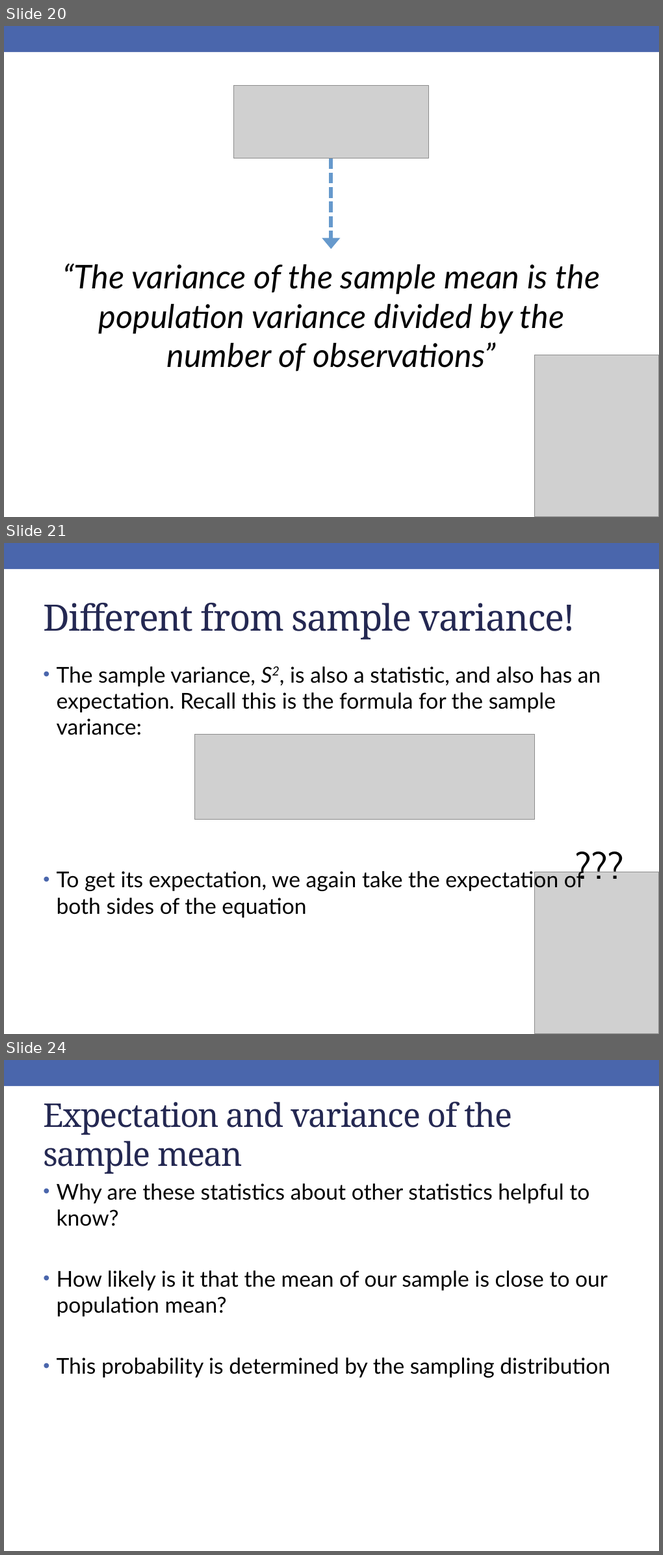
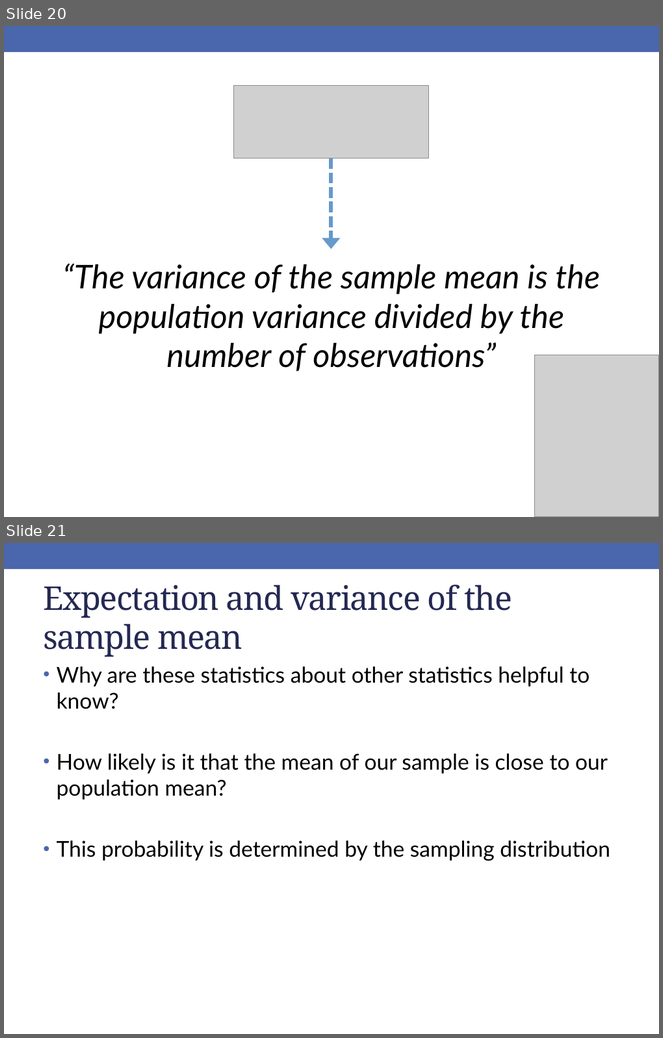
Before and after one commit to rebeccal/ohsu-math630, a slide deck: slides/cm041.pptx. Shown one above the other, each under a label of ours: slides 20, 21 and 24 before the commit, slides 20 and 21 after it; the slides between them are not shown. The pictures are 663x1555 and 663x1038 pixels, drawn with LibreOffice and Linux fonts; fonts in the diff are those of the drawing; grey boxes stand for pictures. Boxes give left, top, right and bottom in pixels: in the first picture for what was removed or moved away, otherwise in the second. Text is boxed around its words. In the diff, an @@ line names an element or a change of style, - is before the commit and + after.

```diff
--- a/slides/cm041.pptx
+++ b/slides/cm041.pptx
@@ slide 21 removed at <box>4,543,659,1034</box>, background #FFFFFF; not listed: 1 template element that a slide beside it also shows @@
@@ title removed at <box>43,603,576,640</box> @@
-Different from sample variance!
@@ text removed at <box>57,667,601,918</box> @@
-• The sample variance, S2, is also a statistic, and also has an expectation. Recall this is the formula for the sample variance:
-• To get its expectation, we again take the expectation of
-  both sides of the equation
@@ picture removed at <box>194,734,534,819</box> @@
@@ text removed at <box>559,840,641,890</box> @@
-???
@@ picture removed at <box>534,873,659,1034</box> @@
@@ what was slide 24 is now slide 21 @@
```
Also in this commit, not shown: 3 slides changed, 2 other slides removed, 17 other files.
